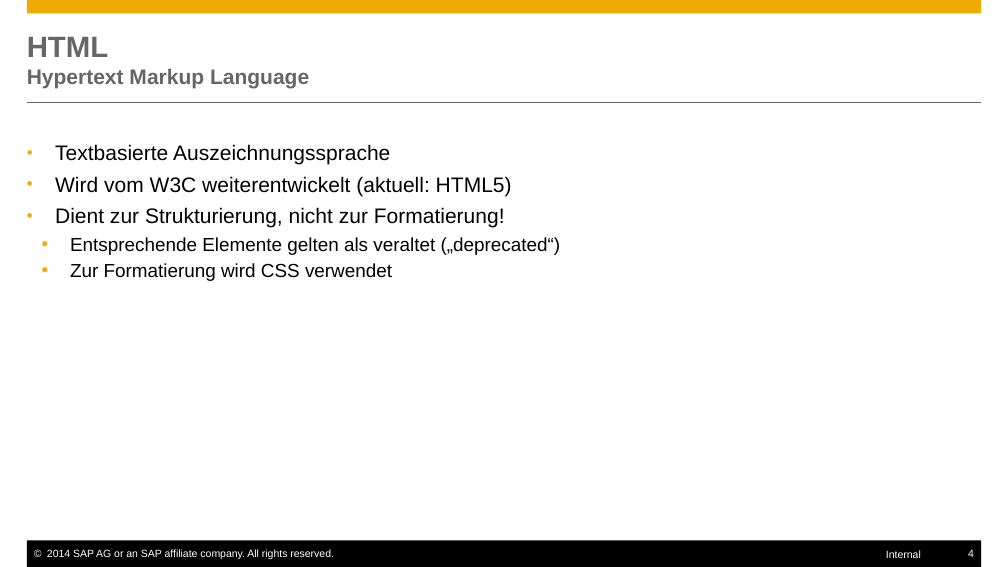
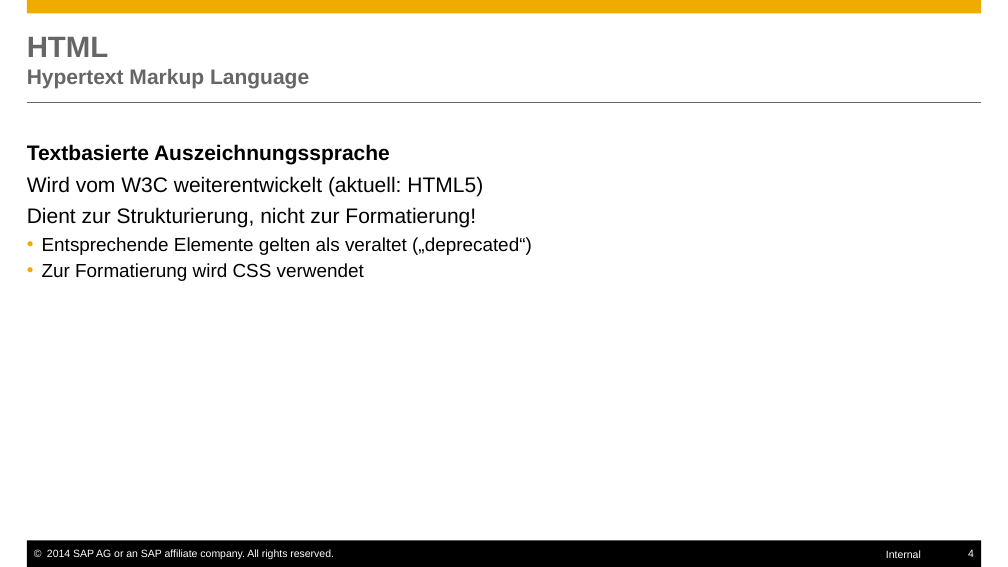
Before and after one commit to ofrendo/JSCrossCourse, a slide deck: slide 4 of JSCrosscourse.pptx. Drawn at 1008x567 pixels with LibreOffice and Linux fonts; fonts in the diff are those of the drawing. Boxes give left, top, right and bottom in pixels: in the first picture for what was removed or moved away, otherwise in the second. Text is boxed around its words. In the diff, an @@ line names an element or a change of style, - is before the commit and + after.

```diff
--- a/JSCrosscourse.pptx
+++ b/JSCrosscourse.pptx
@@ text "Textbasierte Auszeichnungssprache" at (x1=27, y1=144, x2=532, y2=281): bold on in "Textbasierte Auszeichnungssprache"; bullet • to none; list level 2 to 1 in "Textbasierte Auszeichnungssprache"; indent changed @@
```
Also in this commit, not shown: 6 other slides changed, 18 slides added, 1 other file.
